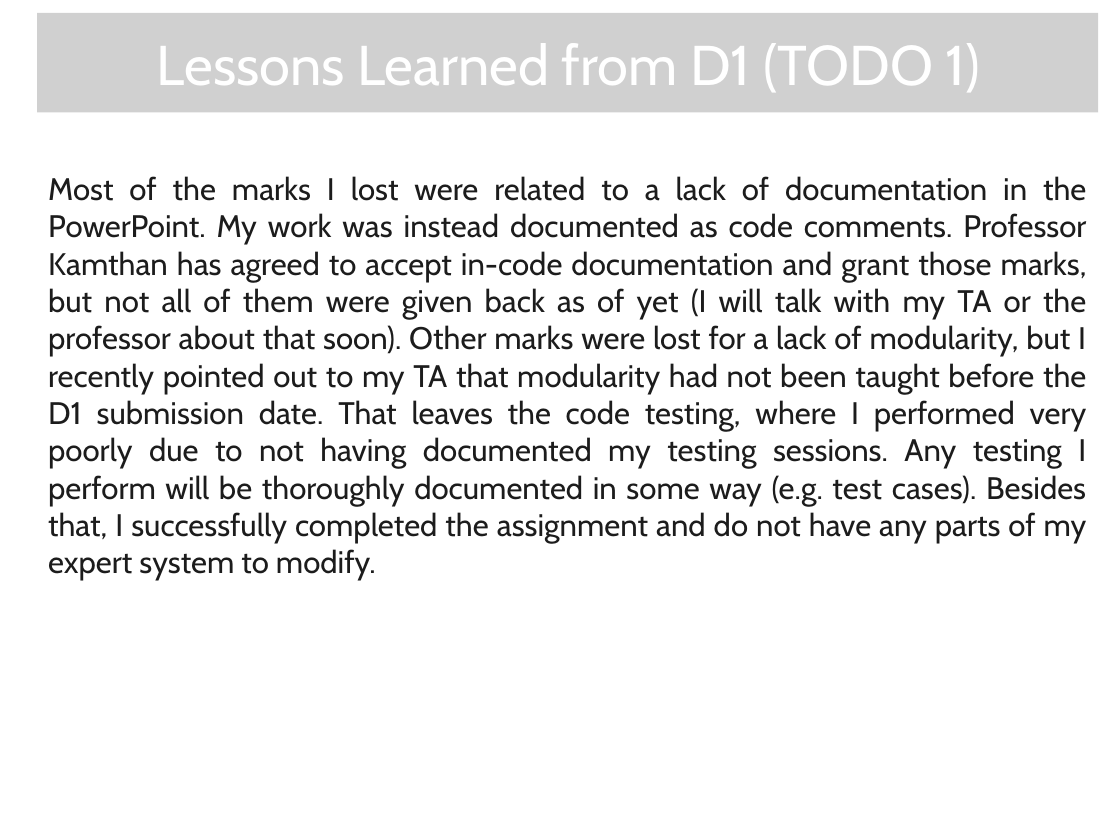
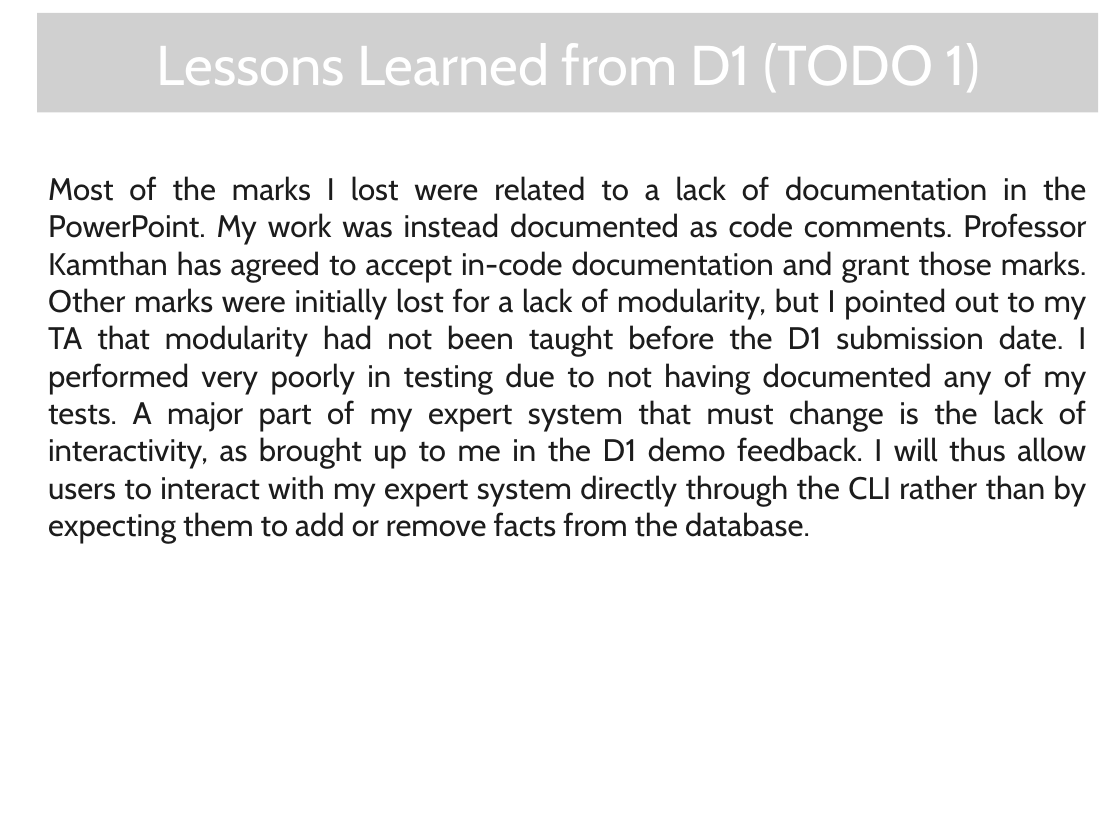
Before and after one commit to Mikachupichu/central-banking-expert-system, a slide deck: slide 3 of A-D2.pptx. Drawn at 1120x840 pixels with LibreOffice and Linux fonts; fonts in the diff are those of the drawing; grey boxes stand for pictures; background and template pictures are left out. Boxes give left, top, right and bottom in pixels: in the first picture for what was removed or moved away, otherwise in the second. Text is boxed around its words. In the diff, an @@ line names an element or a change of style, - is before the commit and + after.

```diff
--- a/A-D2.pptx
+++ b/A-D2.pptx
@@ text at [48,176,1087,543]: text changed @@
-Most of the marks I lost were related to a lack of documentation in the PowerPoint. My work was instead documented as code comments. Professor Kamthan has agreed to accept in-code documentation and grant those marks, but not all of them were given back as of yet (I will talk with my TA or the professor about that soon). Other marks were lost for a lack of modularity, but I recently pointed out to my TA that modularity had not been taught before the D1 submission date. That leaves the code testing, where I performed very poorly due to not having documented my testing sessions. Any testing I perform will be thoroughly documented in some way (e.g. test cases). Besides that, I successfully completed the assignment and do not have any parts of my expert system to modify.
+Most of the marks I lost were related to a lack of documentation in the PowerPoint. My work was instead documented as code comments. Professor Kamthan has agreed to accept in-code documentation and grant those marks. Other marks were initially lost for a lack of modularity, but I pointed out to my TA that modularity had not been taught before the D1 submission date. I performed very poorly in testing due to not having documented any of my tests. A major part of my expert system that must change is the lack of interactivity, as brought up to me in the D1 demo feedback. I will thus allow users to interact with my expert system directly through the CLI rather than by expecting them to add or remove facts from the database.
```
Also in this commit, not shown: 2 other slides changed, 2 slides added, 1 other file.
